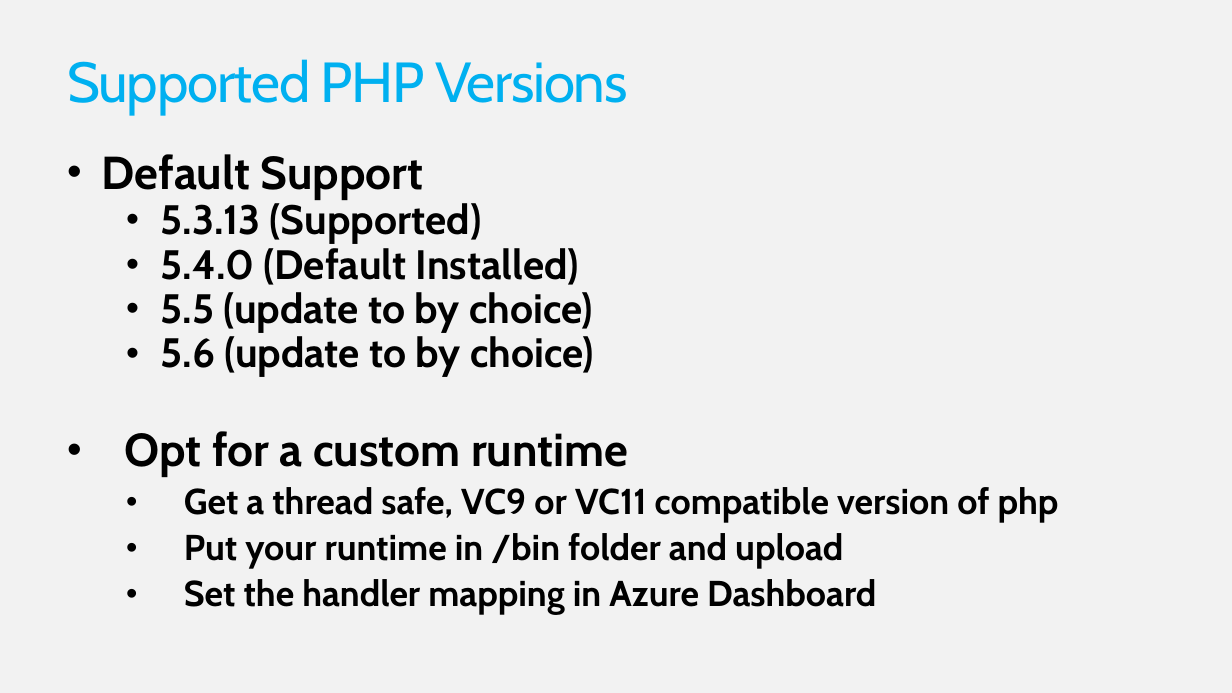
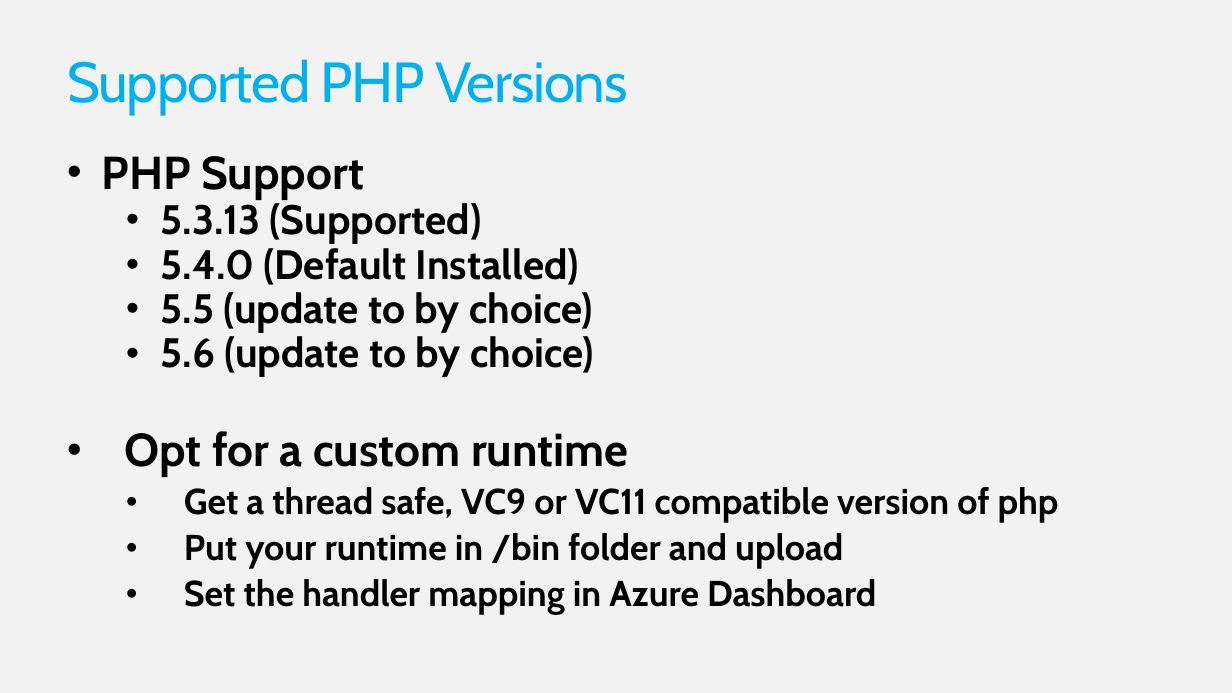
Before and after one commit to FutureUnleashed/OSS, a slide deck: slide 11 of PHP/Future Unleashed_PHPWebApp.pptx (slide 6 before the commit). Drawn at 1232x693 pixels with LibreOffice and Linux fonts; fonts in the diff are those of the drawing; background and template pictures are left out. Boxes give left, top, right and bottom in pixels: in the first picture for what was removed or moved away, otherwise in the second. Text is boxed around its words. In the diff, an @@ line names an element or a change of style, - is before the commit and + after.

```diff
--- a/PHP/Future Unleashed_PHPWebApp.pptx
+++ b/PHP/Future Unleashed_PHPWebApp.pptx
@@ text at box(102, 156, 364, 200): text changed @@
-• Default Support
+• PHP Support
```
Also in this commit, not shown: 7 other slides changed, 8 slides added, 2 slides removed, 1 other file.
